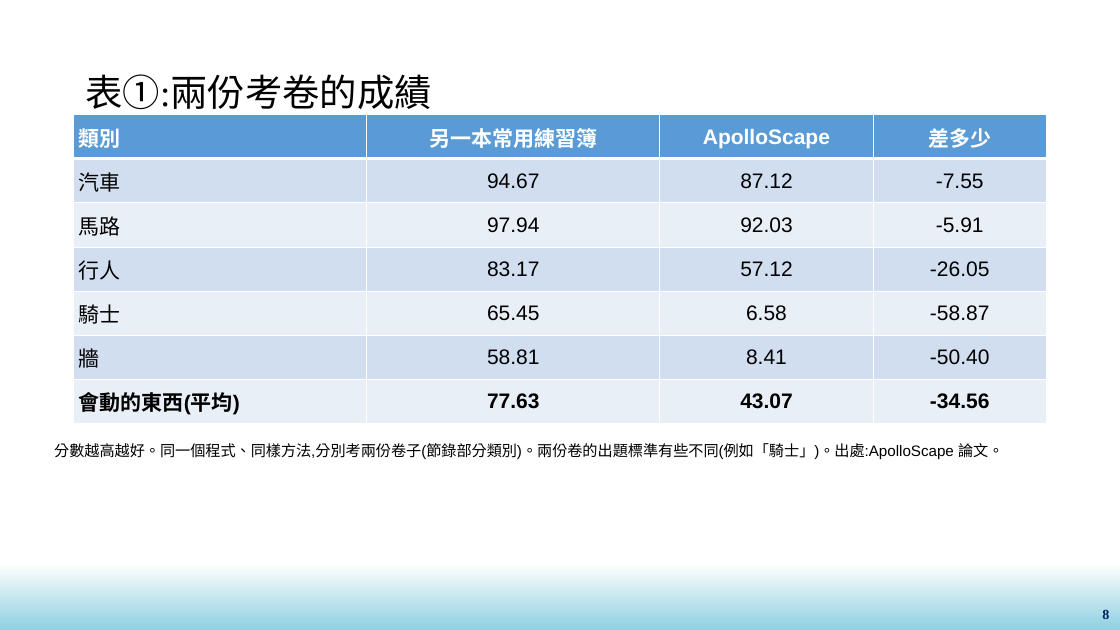
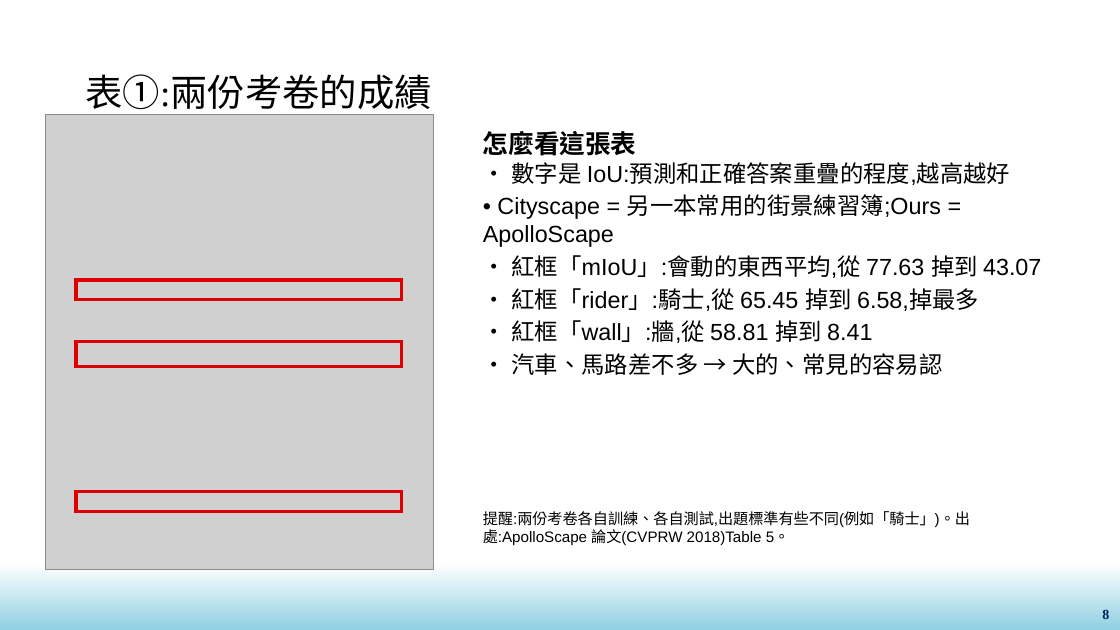
Before and after one commit to yivanee15-ai/taiwan_germany_project, a slide deck: slide 8 of apolloscape_plain.pptx. Drawn at 1120x630 pixels with LibreOffice and Linux fonts; fonts in the diff are those of the drawing; grey boxes stand for pictures; background and template pictures are left out. Boxes give left, top, right and bottom in pixels: in the first picture for what was removed or moved away, otherwise in the second. Text is boxed around its words. In the diff, an @@ line names an element or a change of style, - is before the commit and + after.

```diff
--- a/apolloscape_plain.pptx
+++ b/apolloscape_plain.pptx
@@ picture added at (46,115,434,570) @@
@@ table removed at (73,115,1046,423), 7 rows, 4 columns @@
-類別 | 另一本常用練習簿 | ApolloScape | 差多少
-汽車 | 94.67 | 87.12 | -7.55
-馬路 | 97.94 | 92.03 | -5.91
-行人 | 83.17 | 57.12 | -26.05
-騎士 | 65.45 | 6.58 | -58.87
-牆 | 58.81 | 8.41 | -50.40
-會動的東西(平均) | 77.63 | 43.07 | -34.56
@@ text added at (483,131,1041,375), 20 pt, text #000000 @@
+怎麼看這張表
+• 數字是 IoU:預測和正確答案重疊的程度,越高越好
+• Cityscape = 另一本常用的街景練習簿;Ours = ApolloScape
+• 紅框「mIoU」:會動的東西平均,從 77.63 掉到 43.07
+• 紅框「rider」:騎士,從 65.45 掉到 6.58,掉最多
+• 紅框「wall」:牆,從 58.81 掉到 8.41
+• 汽車、馬路差不多 → 大的、常見的容易認
@@ rectangle added at (76,280,402,299), outline #DC0000 3 pt @@
@@ rectangle added at (76,342,402,367), outline #DC0000 3 pt @@
@@ text removed at (54,443,1003,459) @@
-分數越高越好。同一個程式、同樣方法,分別考兩份卷子(節錄部分類別)。兩份卷的出題標準有些不同(例如「騎士」)。出處:ApolloScape 論文。
@@ rectangle added at (76,492,402,512), outline #DC0000 3 pt @@
@@ text added at (483,511,970,545), 13 pt, text #000000 @@
+提醒:兩份考卷各自訓練、各自測試,出題標準有些不同(例如「騎士」)。出處:ApolloScape 論文(CVPRW 2018)Table 5。
```
Also in this commit, not shown: 2 other slides changed, 1 slide added, 1 other file.
